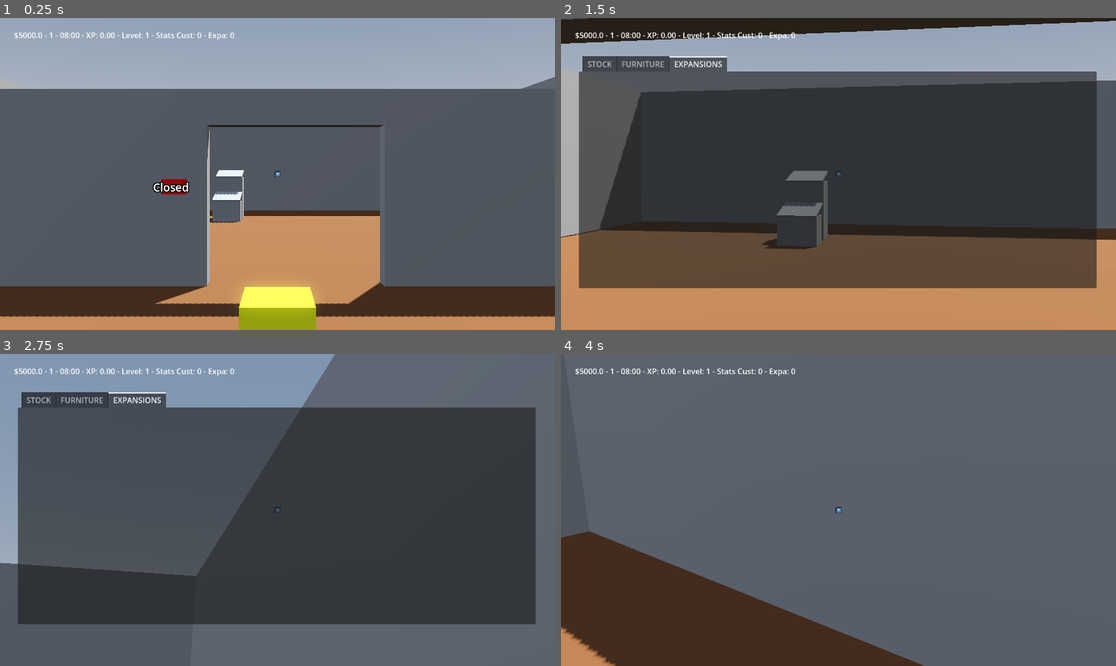
Above: before the commit, frames 1-4 (two rows, left to right).
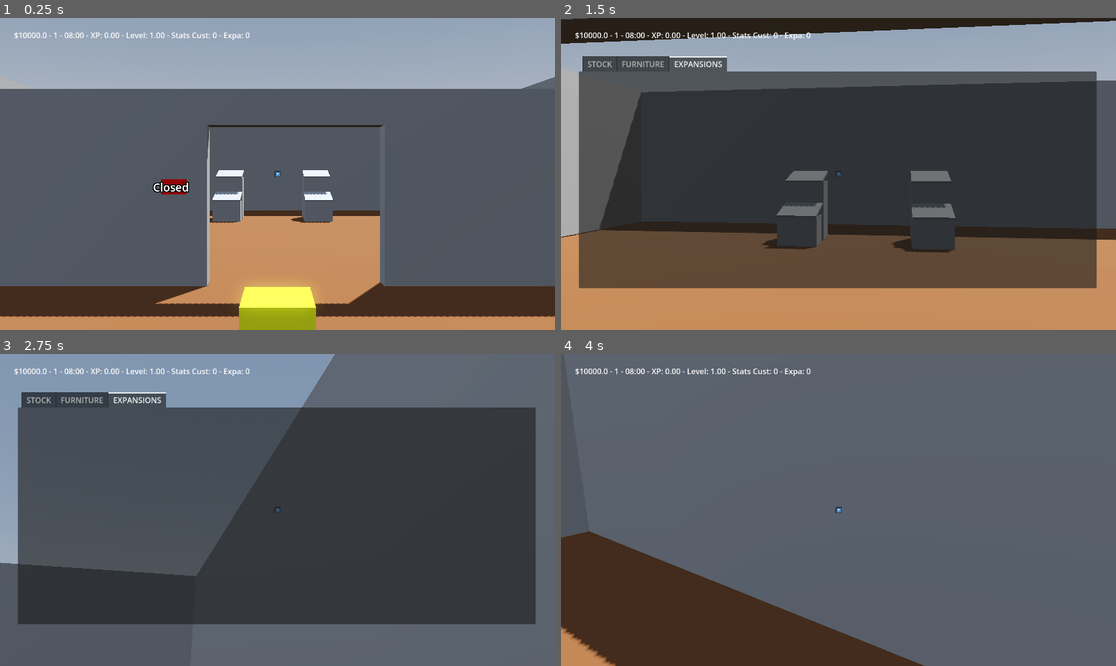
Above: after the commit, the same moments.

Repository: Eibriel/Greengrocer
Game: Godot game, scene res://main.tscn
The game is run twice, just before and just after one commit, with the same random seed, the same clock (stepped at 60 frames per second) and the same inputs. The engine's default icon, where the game draws it, is replaced by a stand-in: a white triangle on a blue panel in a dark square.
Inputs (mouse positions are in pixels of both pictures, inside the frame that each line leads up to):
- Up to frame 1 (0.25 s): no input
- Up to frame 2 (1.5 s): tap Enter (end_day) at 0.5 s; move the mouse to (866, 174) at 0.52 s; hold Enter (end_day) 0.53-1.28 s; hold Up (forward) from 0.53 s (still down); move the mouse to (810, 174) at 1.27 s; tap Tab (notepad) at 1.35 s
- Up to frame 3 (2.75 s): move the mouse to (333, 441) at 2.02 s; release Up (forward) at 2.03 s; hold Right (right) from 2.03 s (still down); hold Shift (sprint) from 2.03 s (still down)
- Up to frame 4 (4 s): move the mouse to (810, 572) at 2.77 s; release Right (right) at 2.78 s; release Shift (sprint) at 2.78 s; hold Up (forward) 2.78-3.53 s; tap Enter (end_day) at 2.85 s; click (810, 572) at 2.92 s; move the mouse to (1005, 556) at 3.52 s; hold Left (left) from 3.53 s (still down); hold Tab (notepad) from 3.53 s (still down)

The runs differ from the first frame. In frame 1, 0.8% of the frame differs, in the area x 3-60%, y 4-66%; in frame 2, 1.6%, in the area x 3-72%, y 4-76%; in frame 3, 0.3%; in frame 4, 0.4%.

Commit message:
fixing moving displays

Diff:
--- a/global.gd
+++ b/global.gd
@@ -6,7 +6,7 @@
 var is_open:=false
 var game_state:GameState
 
-var time_mult := 2.0
+var time_mult := 1.0
 
 func _process(delta: float) -> void:
 	if game_state.xp_to_add > 0:
--- a/main.gd
+++ b/main.gd
@@ -87,7 +87,10 @@
 	match current_task:
 		TASKS.GRABBING_WOODBOX:
 			grabbed_item.get_parent_node_3d().remove_child(grabbed_item)
-			add_child(grabbed_item)
+			if grabbed_item is Display:
+				$Racks.add_child(grabbed_item)
+			else:
+				add_child(grabbed_item)
 			var grab_transform := player.get_grab_transform()
 			grabbed_item.global_transform = grab_transform
 			grabbing_item = true
@@ -109,7 +112,7 @@
 
 	var time_hour := int(game_state.time / 60.0)
 	var time_minute := int(game_state.time - (time_hour*60))
-	$Control/Label.text = "$%.1f - %d - %02d:%02d - XP: %.2f - Level: %d - Stats Cust: %d - Expa: %d" % [
+	$Control/Label.text = "$%.1f - %d - %02d:%02d - XP: %.2f - Level: %.2f - Stats Cust: %d - Expa: %d" % [
 		game_state.money,
 		game_state.day,
 		(time_hour + 8),
@@ -124,7 +127,7 @@
 		#npc_times.pop_at(0)
 	npc_time -= delta
 	if npc_time < 0.0:
-		npc_time = randf_range(0.0, 30.0)
+		npc_time = randf_range(0.0, 15.0)
 		var new_npc := preload("res://npc.tscn").instantiate()
 		$NPCs.add_child(new_npc)
 		new_npc.position = Vector3(0,0,14)
@@ -241,12 +244,13 @@
 				#grabbed_item.type = Items.TYPE.EMPTY
 
 
-func _on_order_list_buy_completed(buying: Dictionary[String, float]) -> void:
+func _on_order_list_buy_completed(buying: Dictionary[String, int]) -> void:
 	for by in buying:
-		var new_box := preload("res://woodbox.tscn").instantiate()
-		new_box.add(100, by)
-		new_box.position = Vector3(randf(), 0, 12+randf())
-		add_child(new_box)
+		for _n in buying[by]:
+			var new_box := preload("res://woodbox.tscn").instantiate()
+			new_box.add(100, by)
+			new_box.position = Vector3(randf(), 0, 12+randf())
+			add_child(new_box)
 
 
 func _on_order_list_item_enabled(item: ItemRes) -> void:
--- a/main.tscn
+++ b/main.tscn
@@ -122,8 +122,11 @@
 
 [node name="Racks" type="Node3D" parent="."]
 
-[node name="Diagonal2x2" parent="Racks" instance=ExtResource("10_4c57u")]
+[node name="Diagonal2x1_1" parent="Racks" instance=ExtResource("10_4c57u")]
 transform = Transform3D(1, 0, 0, 0, 1, 0, 0, 0, 1, -1.842, 0, 0.316)
+
+[node name="Diagonal2x1_2" parent="Racks" instance=ExtResource("10_4c57u")]
+transform = Transform3D(1, 0, 0, 0, 1, 0, 0, 0, 1, 1.49227, 0, 0.316)
 
 [node name="NPCs" type="Node3D" parent="."]
 
--- a/npc.gd
+++ b/npc.gd
@@ -10,6 +10,8 @@
 
 var idle_time := 0.0
 var searching_time := 0.0
+
+const SPEED := 2.0
 
 enum STATE {
 	IDLE,
@@ -21,7 +23,6 @@
 }
 
 func _ready() -> void:
-	var item_options := Items.get_available_items(Global.game_state.get_level(), true)
 	#item_options.erase(Woodbox.ITEM_TYPE.EMPTY)
 	var chance := 0.05 # Chance of predefined list
 	var level := Global.game_state.get_level()
@@ -34,8 +35,10 @@
 	else:
 		chance = 0.4
 	if chance > randf():
+		var item_options := Items.get_available_items(Global.game_state.get_level(), true)
+		item_options.shuffle()
+		#print(item_options)
 		for n in randi_range(1, 4):
-			item_options.shuffle()
 			shopping_list[item_options.pop_front().item_id] = randi_range(1, 12)
 	else:
 		var available_types: Array[String] = []
@@ -45,8 +48,8 @@
 				if available_types.has(r.current_woodbox.type): continue
 				available_types.append(r.current_woodbox.type)
 		if available_types.size() > 0:
+			available_types.shuffle()
 			for n in randi_range(1, min(4, available_types.size())):
-				available_types.shuffle()
 				shopping_list[available_types.pop_front()] = randi_range(1, 12)
 	#for sh in shopping_list:
 	#	items_grabbed[sh] = 0
@@ -57,6 +60,7 @@
 	match current_state:
 		STATE.IDLE:
 			var max_npcs_allowed := Global.game_state.get_npc_amount()
+			#prints(Global.get_npc_count(), max_npcs_allowed)
 			if Global.is_open and Global.get_npc_count() < max_npcs_allowed:
 				Global.game_state.set_day_stat("customer_amount", 1)
 				current_state = STATE.WALKING_IN
@@ -67,8 +71,12 @@
 		STATE.WALKING_IN:
 			if position.distance_to(Vector3.ZERO) < 0.5:
 				var found := false
+				#print(get_rack_list().size())
+				#for r:Rack in get_rack_list():
+					#prints("Rack!", r.has_box)
 				for r:Rack in get_rack_list():
 					if not r.has_box: continue
+					print(r.current_woodbox.type)
 					if shopping_list.has(r.current_woodbox.type):
 						selected_woodbox = r.current_woodbox
 						current_state = STATE.WALKING_TO_WOODBOX
@@ -83,6 +91,7 @@
 						if items_grabbed.size() > 0:
 							current_state = STATE.WALKING_TO_SCALE
 						else:
+							$Label3D2.text = "ERROR 1"
 							current_state = STATE.WALKING_OUT
 			else:
 				move_towards(Vector3.ZERO, delta)
@@ -100,6 +109,7 @@
 						items_prices[sw_type] = Global.game_state.get_price(sw_type)
 						current_state = STATE.GRABBING_ITEMS
 				else:
+					$Label3D2.text = "ERROR 2"
 					shopping_list.erase(sw_type)
 					check_shopping_list()
 			else:
@@ -116,14 +126,9 @@
 				items_grabbed[sw_type] += 1
 				selected_woodbox.remove(1)
 				if items_grabbed[sw_type] >= shopping_list[sw_type]:
+					$Label3D2.text = "ERROR 3"
 					shopping_list.erase(sw_type)
-					if shopping_list.size() > 0:
-						current_state = STATE.WALKING_IN
-					else:
-						if items_grabbed.size() > 0:
-							current_state = STATE.WALKING_TO_SCALE
-						else:
-							current_state = STATE.WALKING_OUT
+					check_shopping_list()
 			else:
 				current_state = STATE.WALKING_IN
 		STATE.WALKING_TO_SCALE:
@@ -147,8 +152,8 @@
 
 func get_rack_list() -> Array[Rack]:
 	var racks: Array[Rack] = []
-	for rb in Global.racks.get_children():
-		racks.append_array(rb.get_node("Racks").get_children())
+	for display in Global.racks.get_children():
+		racks.append_array(display.get_node("Racks").get_children())
 	return racks
 
 func check_shopping_list() -> void:
@@ -197,4 +202,4 @@
 
 func move_towards(target_pos: Vector3, delta:float) -> void:
 	var direction := position.direction_to(target_pos)
-	translate(direction*1.0*delta)
+	translate(direction*SPEED*delta)
--- a/order_list.gd
+++ b/order_list.gd
@@ -135,11 +135,11 @@
 func on_buy() -> void:
 	if Global.game_state.money >= get_total_amount():
 		Global.game_state.money -= get_total_amount()
-		var buying: Dictionary[String, float]
+		var buying: Dictionary[String, int]
 		for ba in buying_amounts:
 			if buying_amounts[ba].value > 0:
 				var wi := Items.ITEMS[ba]
-				buying[ba] = buying_amounts[ba].value * get_box_price(wi)
+				buying[ba] = int(buying_amounts[ba].value)
 			Global.game_state.xp_to_add += 5.0 * buying_amounts[ba].value
 			buying_amounts[ba].value = 0
 		buy_completed.emit(buying)
--- a/resources/game_state.gd
+++ b/resources/game_state.gd
@@ -1,7 +1,7 @@
 extends Resource
 class_name GameState
 
-@export var money := 5000.0
+@export var money := 10000.0
 @export var prices: Dictionary[String, float]
 @export var market_prices: Dictionary[String, float]
 @export var wholesale_prices: Dictionary[String, float]
@@ -9,7 +9,7 @@
 
 @export var day := 1 # Starts with 1
 @export var time := 0.0 #60.0*12.0
-@export var xp:= 0.0 #+ 4000.0
+@export var xp:= 0.0
 @export var xp_to_add:=0.0
 
 @export var shop_expansion := 0
@@ -52,8 +52,8 @@
 	return days_stats[day-1]
 
 func get_npc_amount() -> int:
-	var amount := 0
-	var level := get_level()
+	var amount := 1
+	var level := int(get_level())
 	var ll :Dictionary[int,int]= {
 		2: 2,
 		5: 3,
